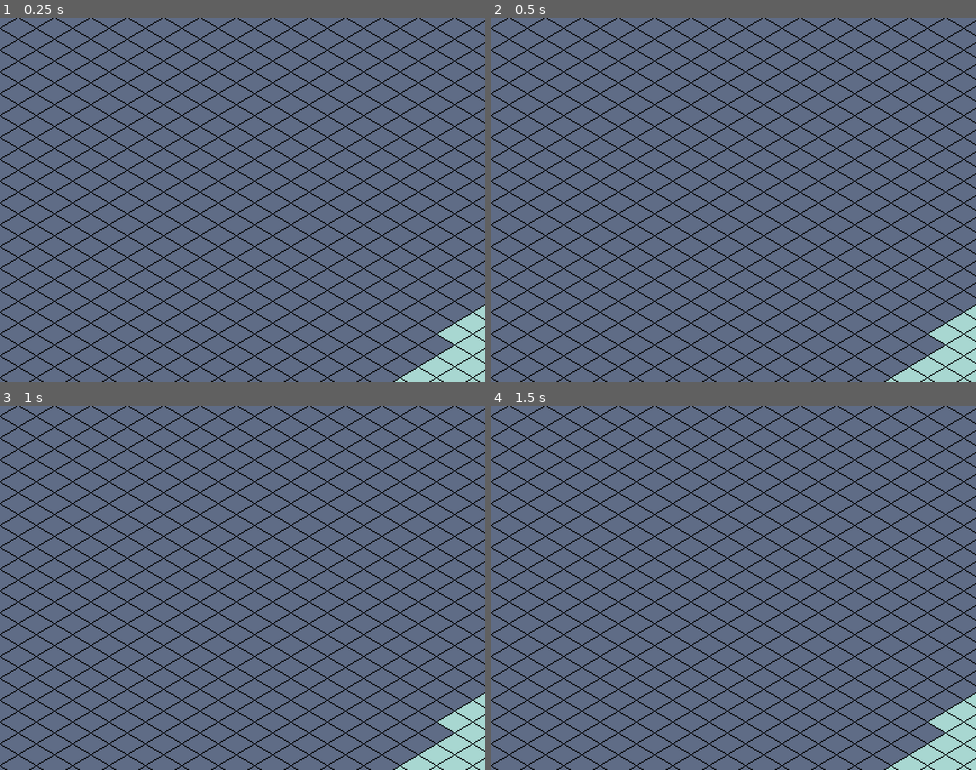
Above: before the commit, frames 1-4 (two rows, left to right).
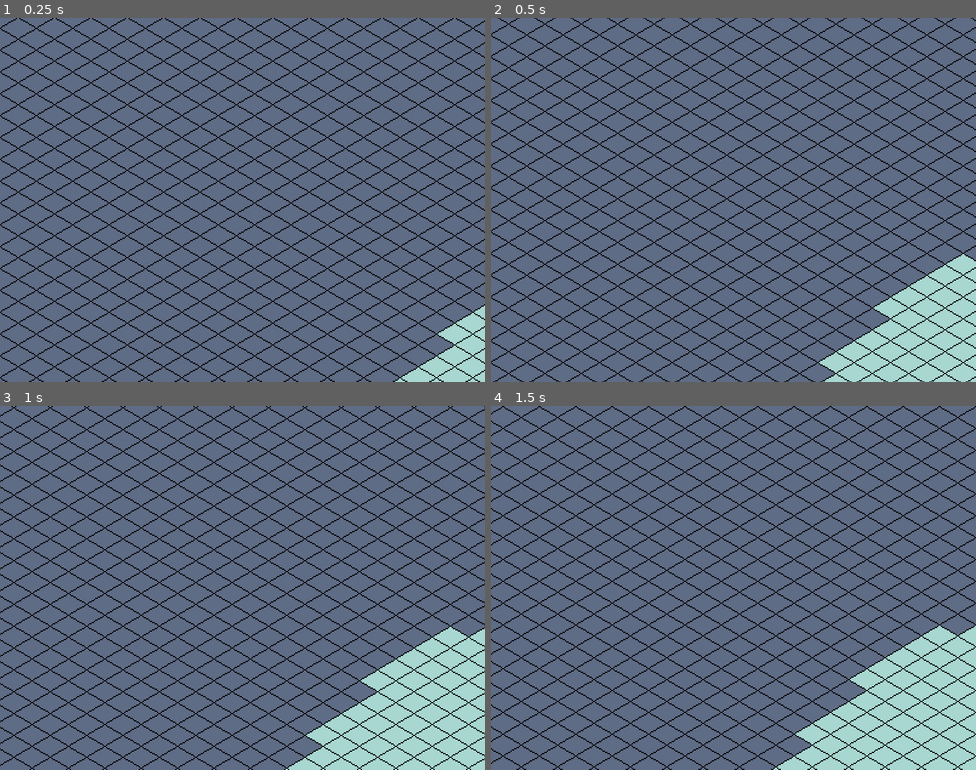
Above: after the commit, the same moments.

Repository: BurntRobot/artifical_heart_at_the_water-s_edge
Game: Godot game, scene res://world.tscn
The game is run twice, just before and just after one commit, with the same random seed, the same clock (stepped at 60 frames per second) and the same inputs.
Inputs (mouse positions are in pixels of both pictures, inside the frame that each line leads up to):
- Up to frame 1 (0.25 s): no input
- Up to frame 2 (0.5 s): no input
- Up to frame 3 (1 s): move the mouse to (349, 569) at 0.52 s; click (349, 569) at 0.67 s
- Up to frame 4 (1.5 s): move the mouse to (636, 606) at 1.27 s; click (636, 606) at 1.42 s

Frame 1 is identical in both runs. In frame 2, 23% of the frame differs, in the area x 0-100%, y 0-100%; in frame 3, 20%; in frame 4, 26%.

Commit message:
Trying to make a camera movement

Diff:
--- a/Player/player_camera.gd
+++ b/Player/player_camera.gd
@@ -1,5 +1,21 @@
 extends Camera2D
 
+@export var SCREEN_BORDER_FOR_MOVEMENT = 20
+
+
+func _ready() -> void:
+	position.x = (limit_right - limit_left) / 2
+	position.y = (limit_bottom - limit_top) / 2
+
+func _physics_process(delta: float) -> void:
+	if get_global_mouse_position().x <= 0 + SCREEN_BORDER_FOR_MOVEMENT:
+		print(position.x)
+		#position.x -= 1
+		#print(event.relative)
 
 func _input(event: InputEvent) -> void:
-	pass
+	if event is InputEventMouseButton:
+		if event.button_index == MOUSE_BUTTON_WHEEL_UP and event.pressed:
+			zoom += Vector2(0.2, 0.2)
+		elif event.button_index == MOUSE_BUTTON_WHEEL_DOWN and event.pressed:
+			zoom -= Vector2(0.2, 0.2)
--- a/project.godot
+++ b/project.godot
@@ -19,7 +19,7 @@
 
 window/size/viewport_width=400
 window/size/viewport_height=300
-window/stretch/mode="viewport"
+window/stretch/mode="canvas_items"
 
 [input]
 
--- a/world.tscn
+++ b/world.tscn
@@ -46,6 +46,13 @@
 limit_right = 930
 limit_bottom = 670
 position_smoothing_enabled = true
+drag_horizontal_enabled = true
+drag_vertical_enabled = true
+drag_left_margin = 1.0
+drag_top_margin = 1.0
+drag_right_margin = 1.0
+drag_bottom_margin = 1.0
+editor_draw_limits = true
 script = ExtResource("4_aqk2v")
 
 [node name="GUI" type="CanvasLayer" parent="."]
